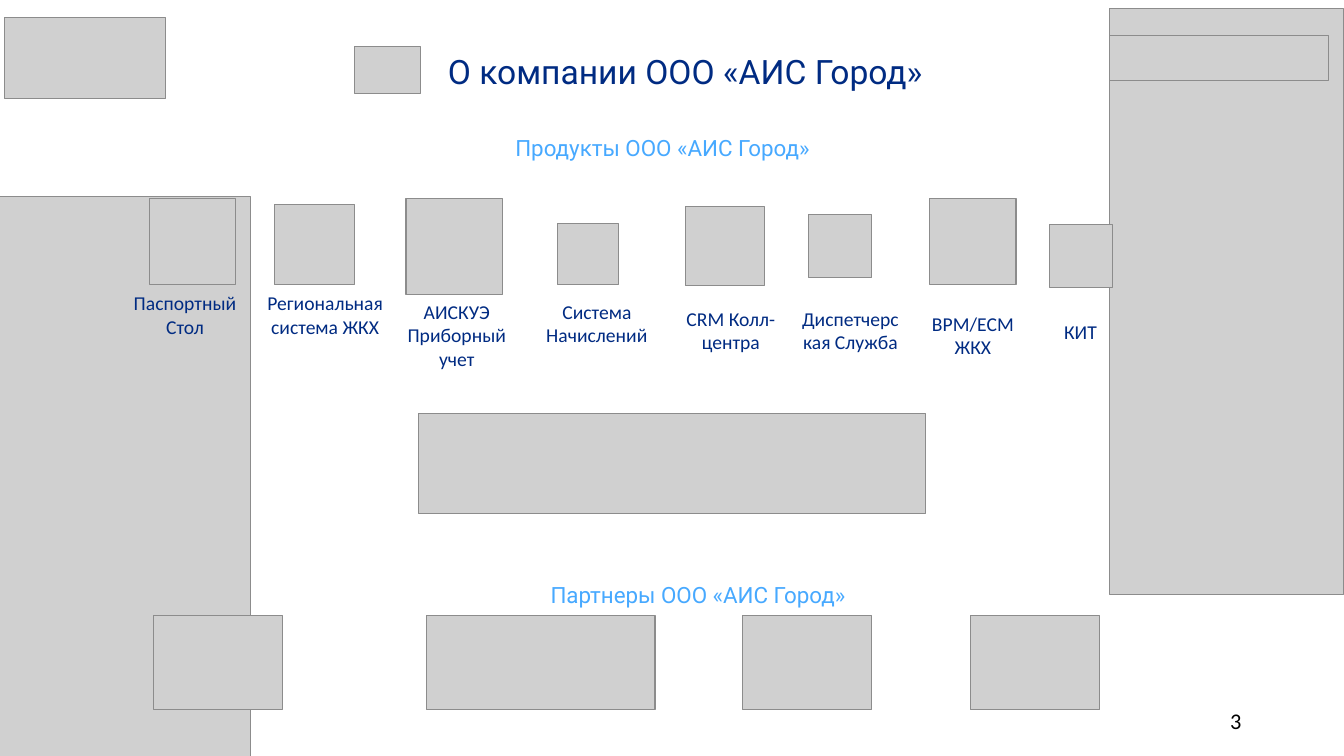
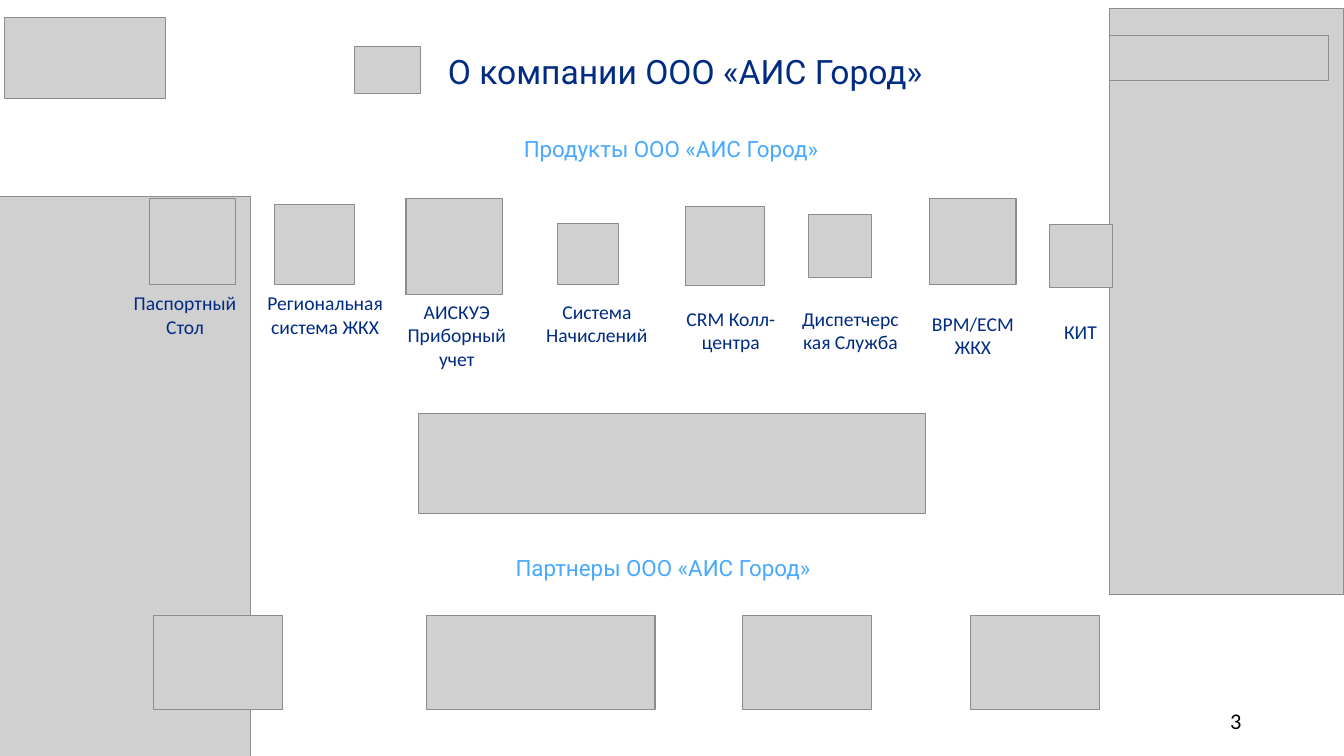
Before and after one commit to SalminaTatyana/DiplomNote, a slide deck: slide 3 of Иванова.pptx. Drawn at 1344x756 pixels with LibreOffice and Linux fonts; fonts in the diff are those of the drawing; grey boxes stand for pictures. Boxes give left, top, right and bottom in pixels: in the first picture for what was removed or moved away, otherwise in the second. Text is boxed around its words. In the diff, an @@ line names an element or a change of style, - is before the commit and + after.

```diff
--- a/Иванова.pptx
+++ b/Иванова.pptx
@@ text "Продукты ООО «АИС Город»": place and size @@
-text "Продукты ООО «АИС Город»" at (515, 140, 810, 161)
+text "Продукты ООО «АИС Город»" at (524, 141, 819, 162)
@@ text "Партнеры ООО «АИС Город»": place and size @@
-text "Партнеры ООО «АИС Город»" at (551, 587, 846, 608)
+text "Партнеры ООО «АИС Город»" at (516, 560, 811, 581)
```
Also in this commit, not shown: 10 other slides changed.
